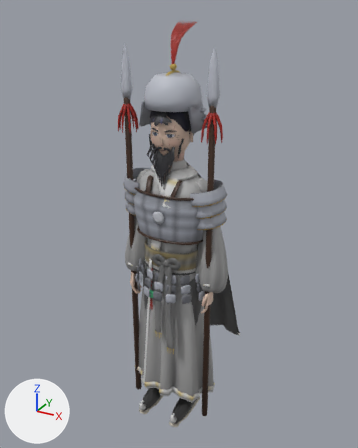
A saved change to the glTF model assets/monsters/warden.glb.
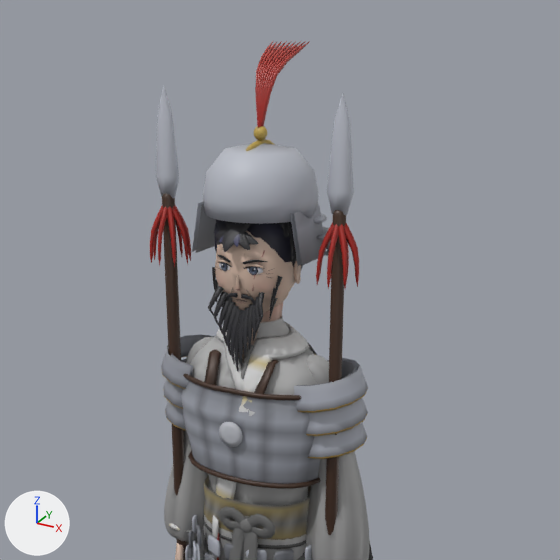
Each version is shown whole from a 50 mm lens placed at (1.66, -2.92, 3.14), pointed at (-0.01, 0.1, 1.63), then close up on the part from 12% to 90% of the width and 0% to 63% of the height. The axes (+X, +Y, +Z) are drawn at lower left. The lights are the same throughout. The last two pictures show the newer version. Vertices at exactly the same position are counted once.

In view in the first close-up: 'body'.
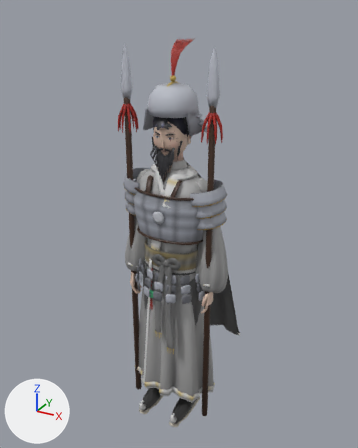
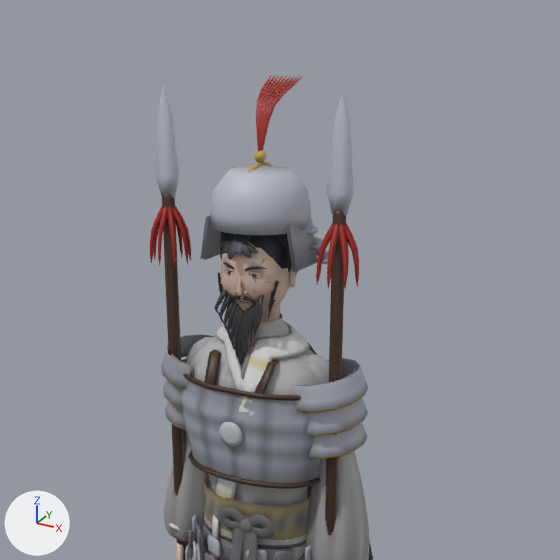
Patch to the scene script:
```diff
--- a/assets/monsters/warden.glb.py
+++ b/assets/monsters/warden.glb.py
@@ me_body @@
 # used by ob_body; location = (0.0, 0.0, 0.0)
-me_body.from_pydata(...)  # 24762 vertices, 46952 faces; spans x -0.48..0.48, y -0.31..0.42, z 0.0..3.05
+me_body.from_pydata(...)  # 25040 vertices, 47486 faces; spans x -0.48..0.48, y -0.31..0.42, z 0.0..2.94
+# me_body part 1: the loose piece of 91 vertices spanning x 0.02..0.15, y -0.05..0.04, z 2.38..2.6 is scaled about its middle by 0.88, then moved by (-0.01, 0.0, -0.04)
+# me_body part 2: the loose piece of 91 vertices spanning x 0.03..0.14, y -0.07..0.02, z 2.43..2.59 is scaled about its middle by 0.88, then moved by (-0.01, 0.0, -0.04)
+# me_body part 3: the loose piece of 67 vertices spanning x -0.01..0.01, y -0.15..0.18, z 2.62..2.76 is copied, and the copy is scaled about its middle by 0.88, then moved by (0.0, 0.0, -0.06); it spans x -0.01..0.01, y -0.13..0.16, z 2.57..2.69
+# me_body part 4: the loose piece of 12 vertices spanning x 0.17..0.2, y -0.09..0.09, z 2.38..2.55 is scaled about its middle by 0.88, then moved by (-0.02, 0.0, -0.04)
+# me_body part 5: the loose piece of 12 vertices spanning x -0.2..-0.17, y -0.09..0.09, z 2.38..2.55 is scaled about its middle by 0.88, then moved by (0.02, 0.0, -0.04)
+# me_body part 6: the loose piece of 77 vertices spanning x -0.25..0.25, y 0.04..0.26, z 2.44..2.46 is scaled about its middle by 0.88, then moved by (0.0, -0.02, -0.03)
+# me_body part 7: the loose piece of 77 vertices spanning x -0.28..0.28, y 0.04..0.29, z 2.39..2.41 is scaled about its middle by 0.88, then moved by (0.0, -0.02, -0.03)
+# me_body part 8: the loose piece of 39 vertices spanning x -0.02..0.02, y -0.01..0.04, z 2.75..2.8 is copied, and the copy is moved by (0.0, 0.0, -0.07); it spans x -0.02..0.02, y -0.01..0.03, z 2.68..2.73
+# me_body part 9: 16 loose pieces with 895 vertices, spanning x -0.15..0.15, y -0.14..0.02, z 2.25..2.38, are deleted
+# me_body part 10: 335 vertices moved within x -0.14..0.14, y -0.14..0.17, z 2.12..2.76; 7487 vertices removed from x -0.22..0.22, y -0.18..0.23, z 2.0..3.05; 8554 vertices added at x -0.2..0.2, y -0.16..0.2, z 2.02..2.94
+# me_body part 11: 414 kept faces spanning x -0.32..0.36, y -0.16..0.11, z 1.98..2.84 get new vertex colours
+# other edits to the shape of me_body do not show in these pictures
 me_body.materials.append(mat_toon)
```

What differs and where, as boxes (x1, y1, x2, y2) in the close-ups (560 x 560 px; the box of a moved part takes in the faces that stretch with it):
'body', reshaped: before (150, 41, 373, 560); after (150, 75, 373, 560)
part 1 of me_body, moved or reshaped: before (289, 235, 293, 262); after (285, 245, 289, 268)
part 2 of me_body, moved or reshaped: before (280, 222, 289, 238); after (278, 234, 285, 247)
part 3 of me_body, added (mostly hidden): after (248, 162, 273, 173)
part 4 of me_body, moved or reshaped: before (290, 213, 301, 266); after (286, 226, 296, 272)
part 5 of me_body, moved or reshaped: before (196, 204, 216, 253); after (204, 218, 221, 260)
part 6 of me_body, moved or reshaped (mostly hidden): before (317, 226, 329, 240); after (310, 236, 323, 250)
part 7 of me_body, moved or reshaped (mostly hidden): before (326, 242, 330, 256); after (316, 249, 328, 264)
part 8 of me_body, added: after (254, 150, 266, 162)
part 9 of me_body, deleted: before (212, 259, 283, 302)
part 10 of me_body, moved or reshaped: before (192, 41, 327, 372); after (200, 75, 319, 364)
part 11 of me_body, edited (looks the same): (159, 112, 338, 383) in both
